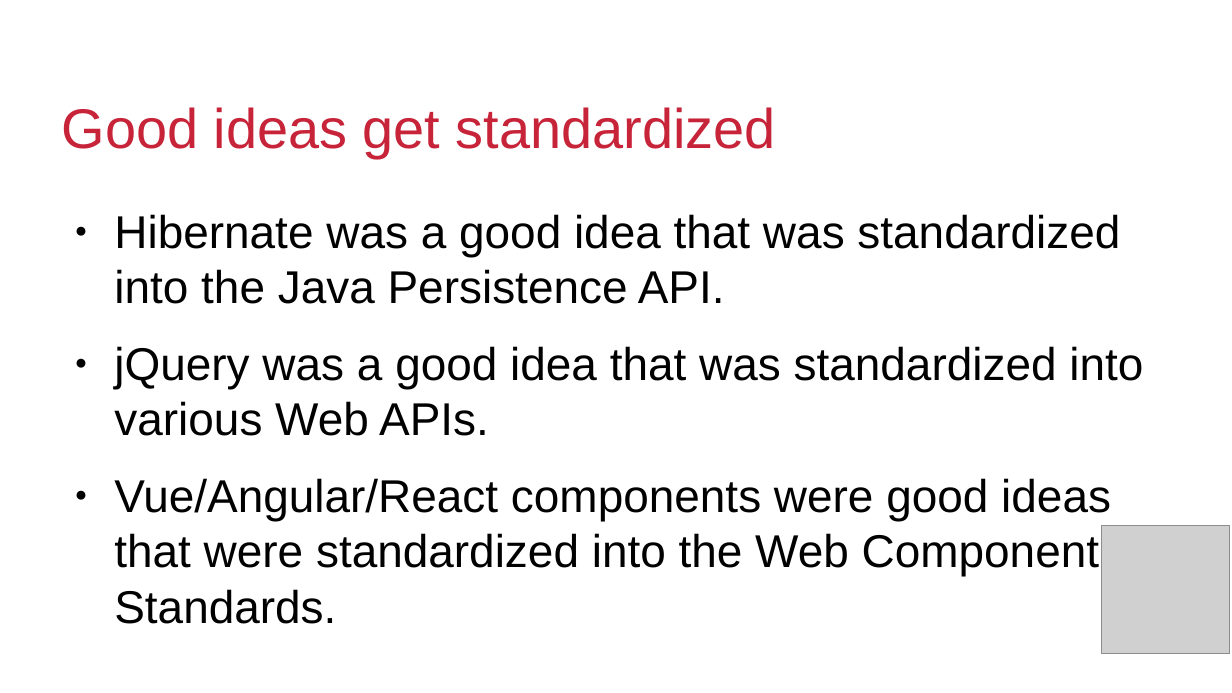
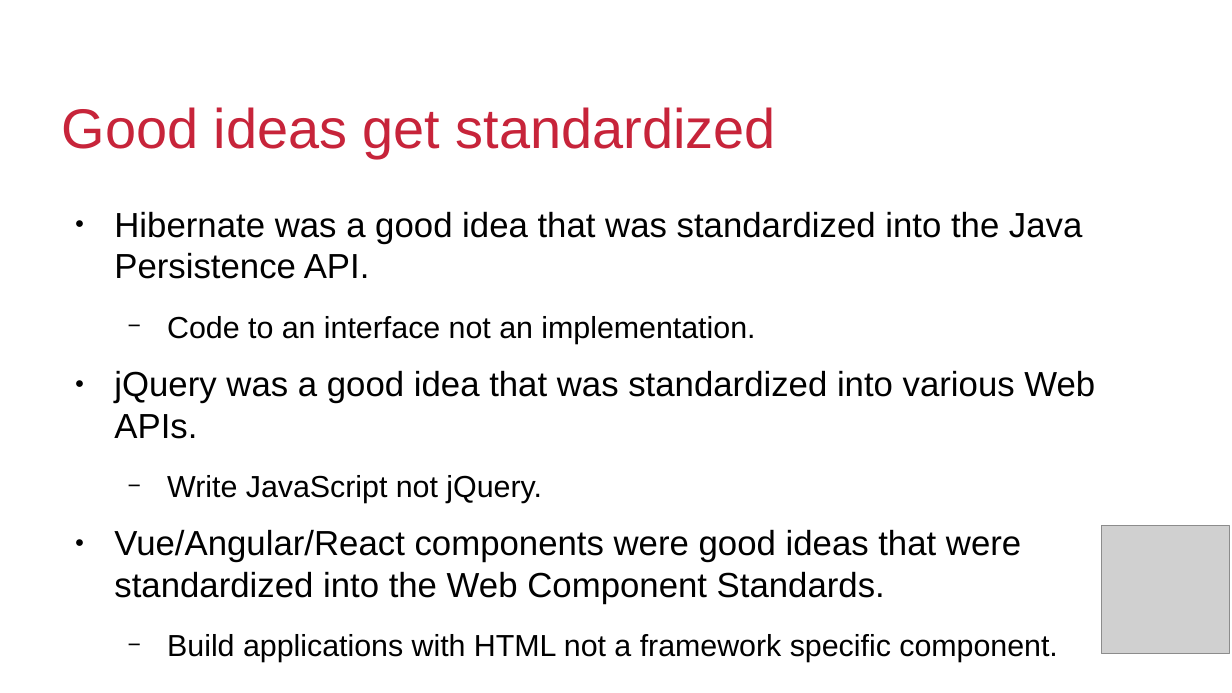
Before and after one commit to QuiWorks/wc-presentation, a slide deck: slide 2 of wc-pp-presentation.odp (slide 4 before the commit). Drawn at 1232x693 pixels with LibreOffice and Linux fonts; fonts in the diff are those of the drawing; grey boxes stand for pictures; background and template pictures are left out. Boxes give left, top, right and bottom in pixels: in the first picture for what was removed or moved away, otherwise in the second. Text is boxed around its words. In the diff, an @@ line names an element or a change of style, - is before the commit and + after.

```diff
--- a/wc-pp-presentation.odp
+++ b/wc-pp-presentation.odp
@@ text at (114, 211, 1095, 662): paragraph added @@
+  − Code to an interface not an implementation.
@@ text at (114, 211, 1095, 604): size 29.6 to 22.4 pt in "Hibernate was a good idea that was ...", "jQuery was a good idea that was ...", "Vue/Angular/React components were good ideas that were ..." @@
@@ text at (167, 475, 542, 503): paragraph added @@
+  − Write JavaScript not jQuery.
@@ text at (167, 634, 1058, 662): paragraph added @@
+  − Build applications with HTML not a framework specific component.
@@ page number at (936, 661, 1223, 693): text changed @@
-4
+2
```
Also in this commit, not shown: 4 other slides changed, 1 slide added.
